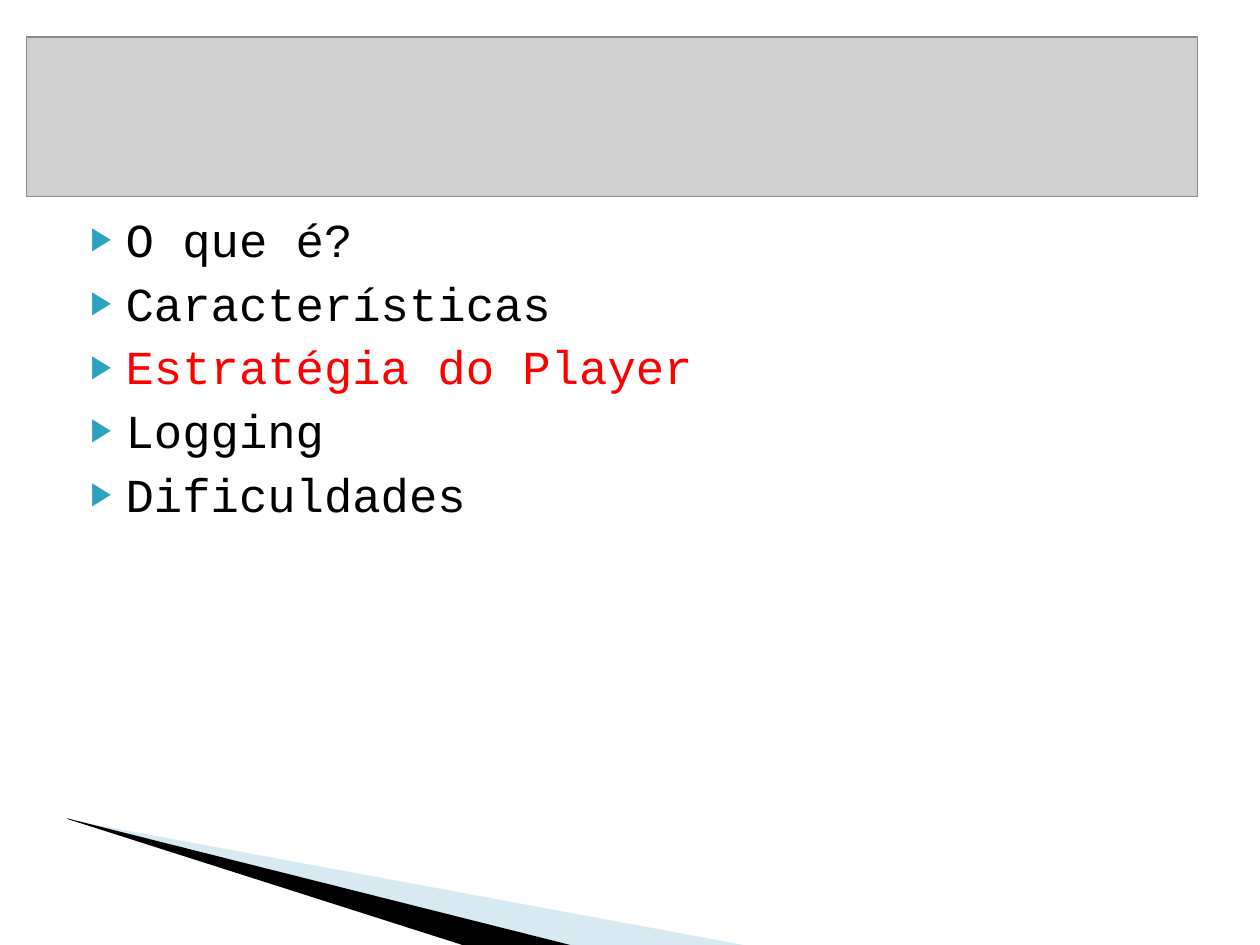
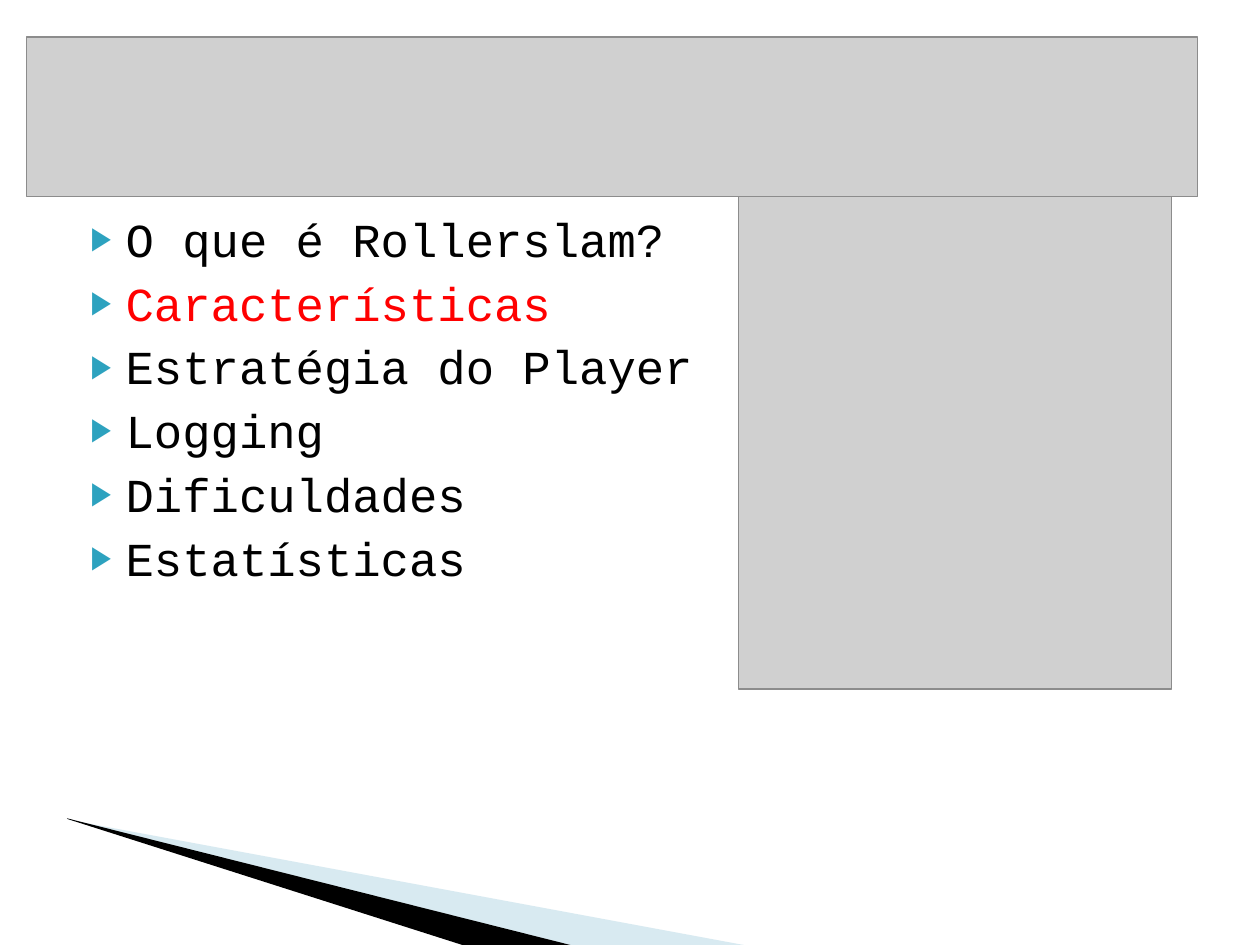
Before and after one commit to krishprince/rollerslam, a slide deck: slide 6 of docs/PresentationAgentes.ppt (slide 8 before the commit). Drawn at 1260x945 pixels with LibreOffice and Linux fonts; fonts in the diff are those of the drawing; grey boxes stand for pictures; background and template pictures are left out. Boxes give left, top, right and bottom in pixels: in the first picture for what was removed or moved away, otherwise in the second. Text is boxed around its words. In the diff, an @@ line names an element or a change of style, - is before the commit and + after.

```diff
--- a/docs/PresentationAgentes.ppt
+++ b/docs/PresentationAgentes.ppt
@@ picture added at [738,197,1172,689] @@
@@ text at [126,223,664,267]: text changed @@
-▶ O que é?
+▶ O que é Rollerslam?
@@ text at [126,287,692,394]: text colour #000000 to #FF0000 in "Características"; text colour #FF0000 to #000000 in "Estratégia do Player" @@
@@ text at [126,542,466,577]: paragraph added @@
+▶ Estatísticas
```
Also in this commit, not shown: 16 other slides changed, 9 slides added, 2 slides removed.
